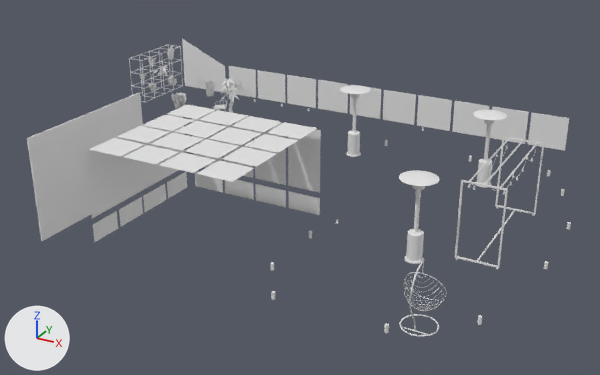
A saved change to the glTF model public/models/normal.glb.
One viewpoint serves both versions: a 50 mm lens placed at (33.3, -48.8, 24.2), pointed at (8.2, -3.0, 1.4). Arrows for +X, +Y and +Z are at lower left; the lights stay in place. Where no turn or scale is listed for an object, it has been applied to the vertices.

The scene before the commit, as lines of its bpy script (objects in view):
```python
me_cone_004 = bpy.data.meshes.new('Cone.004')
me_cone_004.from_pydata(...)  # 1038 vertices, 1893 faces; spans x -11.9..1.4, y -1.2..15.2, z -2.7..3.0
me_cube_229 = bpy.data.meshes.new('Cube.229')
me_cube_229.from_pydata(...)  # 122 vertices, 64 faces; spans x -6.79..3.54, y -3.35..6.76, z -3.41..2.78
me_cylinder_128 = bpy.data.meshes.new('Cylinder.128')
me_cylinder_128.from_pydata(...)  # 876 vertices, 1560 faces; spans x -0.1..34.7, y -6.2..18.8, z -0.2..4.5
ob_emissive = bpy.data.objects.new('emissive', me_cylinder_128)
ob_emissive.location = (-9.28, -8.84, 0.5)
ob_metal = bpy.data.objects.new('metal', me_cone_004)
ob_metal.location = (17.96, -6.49, 2.72)
ob_mirror = bpy.data.objects.new('mirror', me_cube_229)
ob_mirror.location = (7.11, -11.6, 4.0)
# also in view: 'black' at (5.8, -3.2, 3.3); 'glass' at (5.9, -2.6, 3.5)
```
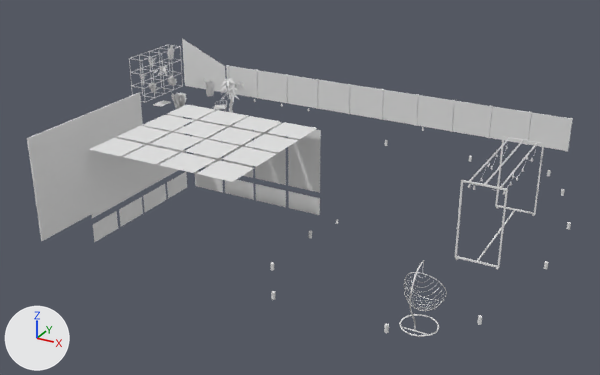
Pixel boxes [x1, y1, x2, y2] of what changed, in the pictures (600 x 375 px):
'metal', deleted
    before: [340, 85, 507, 264]
'whiteMetal', added
    after: [153, 65, 573, 152]

The change, as a list of edits to the scene's bpy script:
```text
Add me_cube_296:
    me_cube_296.from_pydata(...)  # 96 vertices, 118 faces; spans x -0.4..33.2, y -0.7..4.8, z 0.0..2.7
Remove ob_metal:
    ob_metal = bpy.data.objects.new('metal', me_cone_004)
    ob_metal.location = (17.96, -6.49, 2.72)
Add ob_whitemetal:
    ob_whitemetal = bpy.data.objects.new('whiteMetal', me_cube_296)
    ob_whitemetal.location = (-10.08, 5.52, 2.11)
```
